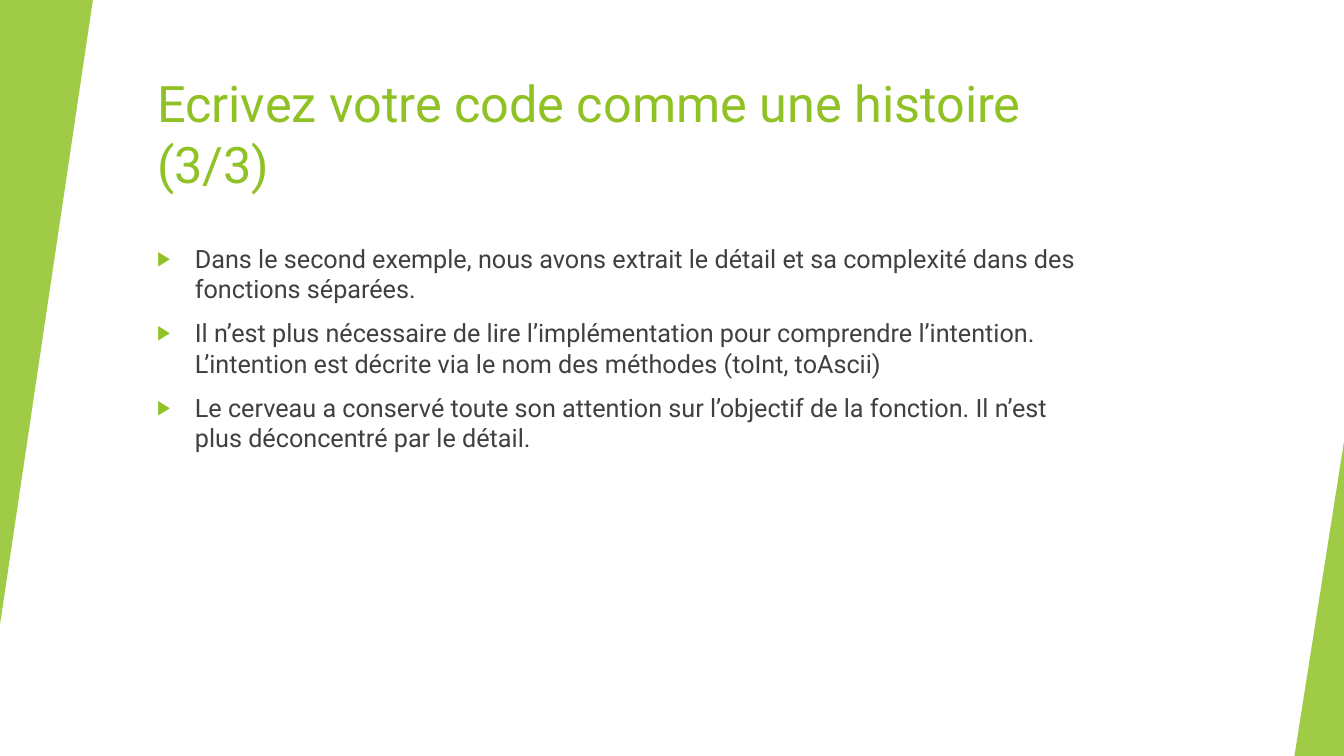
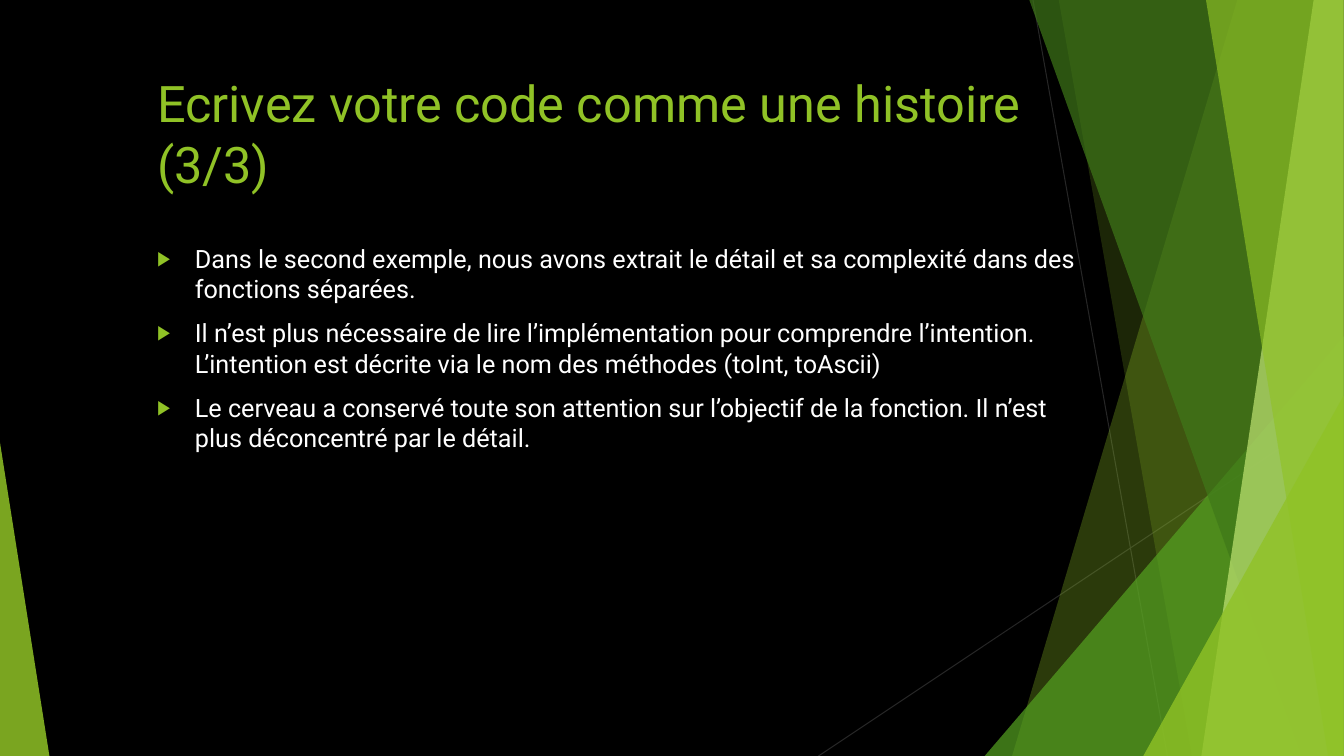
Before and after one commit to worming004/SimpleIsNotEasy, a slide deck: slide 23 of PPT/Easy != Simple.pptx. Drawn at 1344x756 pixels with LibreOffice and Linux fonts; fonts in the diff are those of the drawing. Boxes give left, top, right and bottom in pixels: in the first picture for what was removed or moved away, otherwise in the second. Text is boxed around its words. In the diff, an @@ line names an element or a change of style, - is before the commit and + after.

```diff
--- a/PPT/Easy != Simple.pptx
+++ b/PPT/Easy != Simple.pptx
@@ background #FFFFFF to #000000 @@
@@ rectangle removed at <box>0,0,1344,756</box> @@
@@ triangle removed at <box>0,0,93,625</box> @@
@@ line (1033, 0) - (1168, 756): stroke #BFBFBF 0.75 pt to #262626 0.75 pt @@
@@ text "Dans le second exemple, nous ..." at <box>195,249,1075,452</box>: text colour #404040 to #FFFFFF @@
@@ line (1344, 406) - (819, 756): stroke #D9D9D9 0.75 pt to #262626 0.75 pt @@
@@ triangle removed at <box>1295,443,1344,756</box> @@
```
Also in this commit, not shown: 34 other slides changed.
